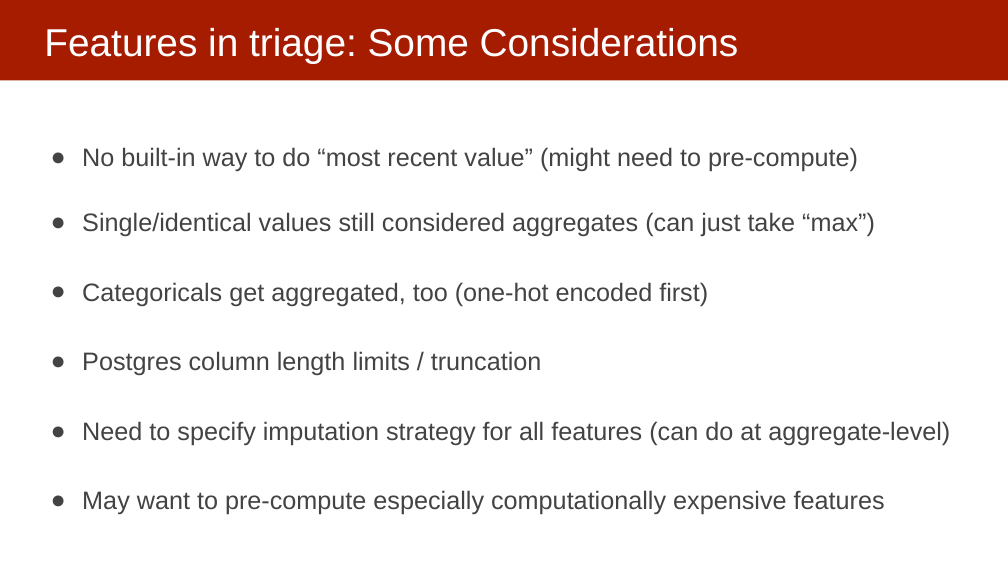
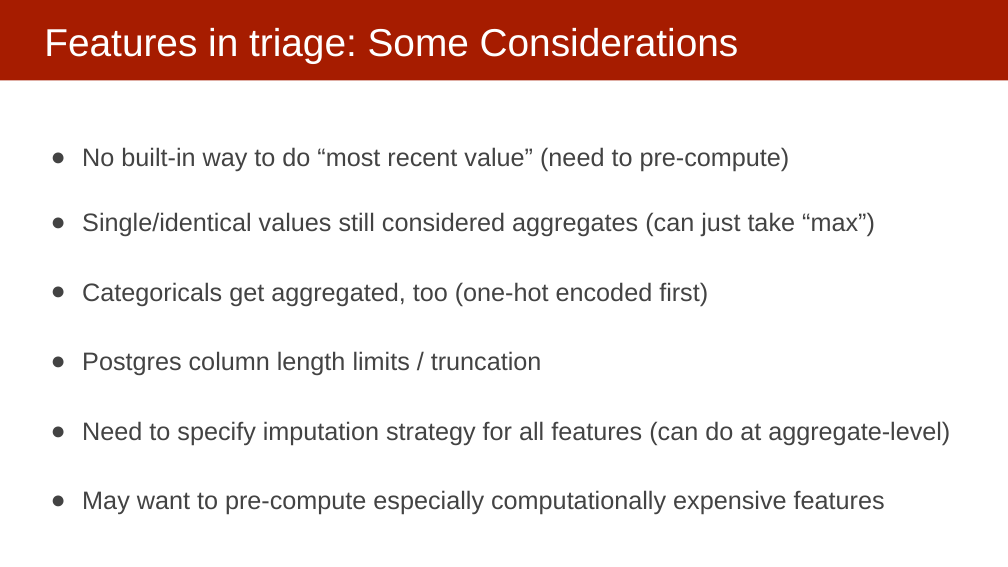
Before and after one commit to dssg/mlforpublicpolicylab, a slide deck: slide 21 of Lectures/triage-overview.pptx. Drawn at 1008x567 pixels with LibreOffice and Linux fonts; fonts in the diff are those of the drawing. Boxes give left, top, right and bottom in pixels: in the first picture for what was removed or moved away, otherwise in the second. Text is boxed around its words. In the diff, an @@ line names an element or a change of style, - is before the commit and + after.

```diff
--- a/Lectures/triage-overview.pptx
+++ b/Lectures/triage-overview.pptx
@@ text at [82, 147, 790, 172]: text changed @@
-● No built-in way to do “most recent value” (might need to pre-compute)
+● No built-in way to do “most recent value” (need to pre-compute)
```
Also in this commit, not shown: 2 other slides changed, 1 other file.
